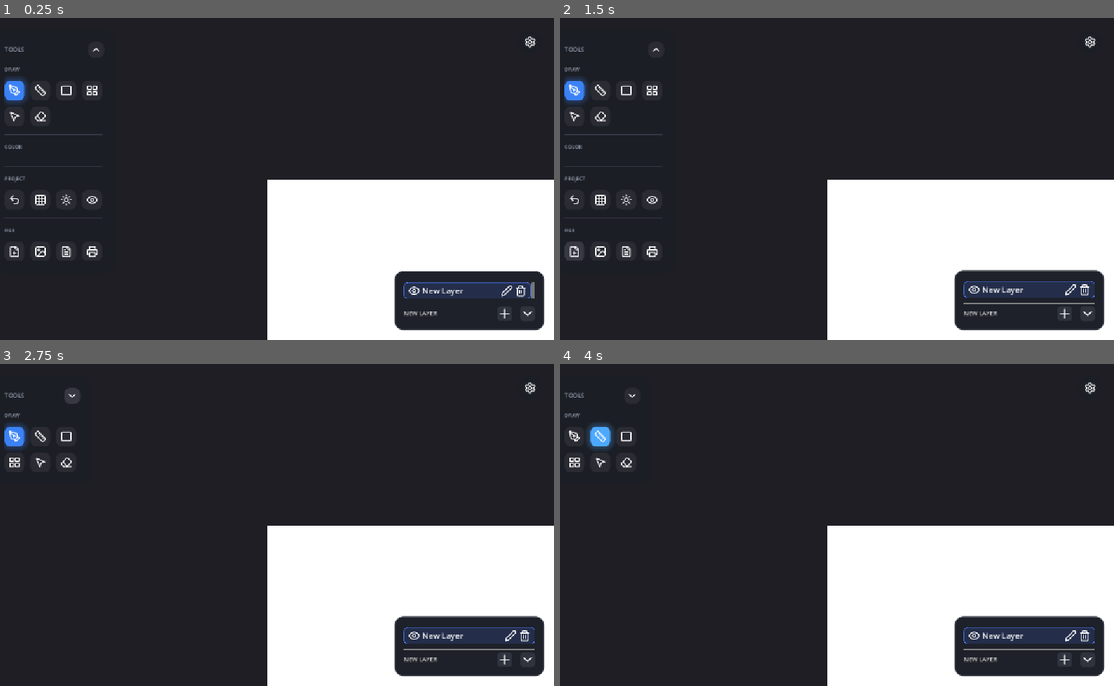
Above: before the commit, frames 1-4 (two rows, left to right).
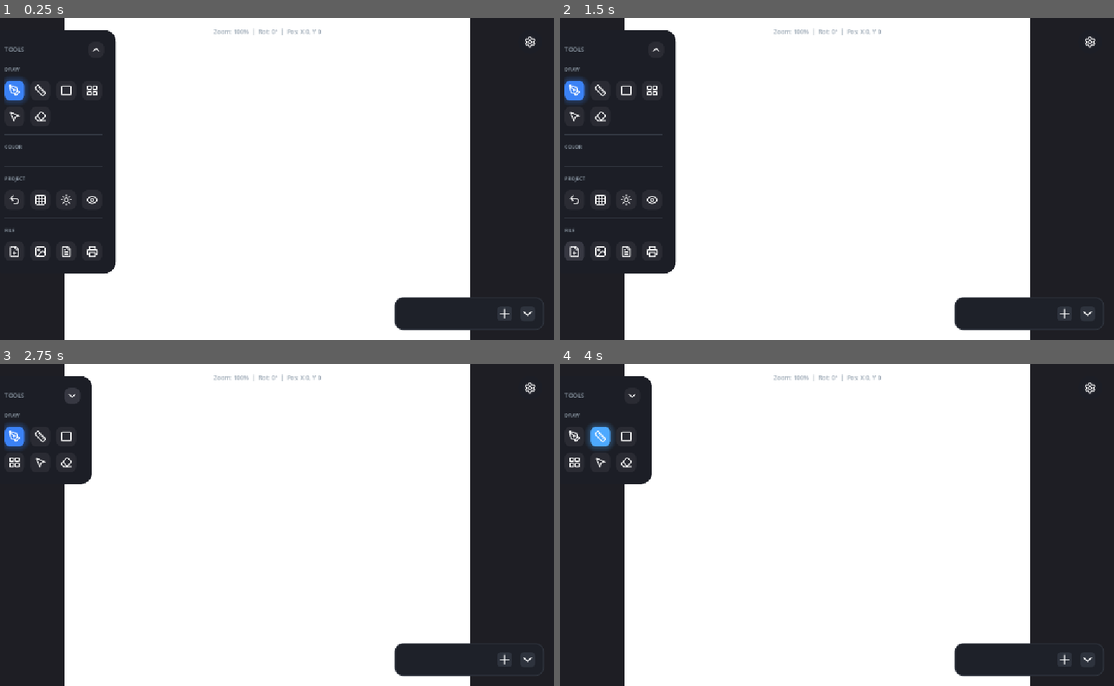
Above: after the commit, the same moments.

Repository: OmarSaez/plan-2d
Game: Godot game, scene res://src/main.tscn
Two runs of this game, one before a commit and one after it. Both use one fixed random seed, a clock stepped at 60 frames per second and the inputs below.
Inputs (mouse positions are in pixels of both pictures, inside the frame that each line leads up to):
- Up to frame 1 (0.25 s): no input
- Up to frame 2 (1.5 s): click (576, 253) at 0.5 s; click (576, 253) at 1.25 s
- Up to frame 3 (2.75 s): click (94, 396) at 2 s
- Up to frame 4 (4 s): click (576, 438) at 2.75 s; click (598, 438) at 3.5 s

The runs differ from the first frame. In frame 1, 55% of the frame differs, in the area x 11-100%, y 0-100%; in frame 2, 55%; in frame 3, 60%; in frame 4, 60%.

Commit message:
Se agrega sistema de movimiento y rotaciones

Diff:
--- /dev/null
+++ b/src/camera/camera_controller.gd
@@ -0,0 +1,120 @@
+extends Camera2D
+class_name CameraController
+
+@onready var info_label: Label = $"../../UILayer/CameraInfo"
+
+var touches: Dictionary = {}
+
+var start_distance: float
+var start_angle: float
+var start_zoom: Vector2
+var start_rot: float
+var gesture_world_point: Vector2
+
+var zoom_min: float = 0.1
+var zoom_max: float = 5.0
+
+func _ready() -> void:
+	ignore_rotation = false
+	update_hud()
+
+func _input(event: InputEvent) -> void:
+	if event is InputEventScreenTouch:
+		if event.pressed:
+			touches[event.index] = event.position
+			if touches.size() == 2:
+				_start_gesture()
+				get_viewport().set_input_as_handled()
+				EventBus.emit_tool_action_cancelled()
+		else:
+			touches.erase(event.index)
+
+	elif event is InputEventScreenDrag:
+		if touches.has(event.index):
+			touches[event.index] = event.position
+			if touches.size() == 2:
+				_process_gesture()
+				get_viewport().set_input_as_handled()
+
+	# PC controls
+	elif event is InputEventMouseButton:
+		if event.pressed:
+			if event.button_index == MOUSE_BUTTON_WHEEL_UP:
+				if Input.is_mouse_button_pressed(MOUSE_BUTTON_RIGHT):
+					rotation_degrees -= 5
+				else:
+					_zoom_at_point(1.1, event.position)
+				update_hud()
+				get_viewport().set_input_as_handled()
+			elif event.button_index == MOUSE_BUTTON_WHEEL_DOWN:
+				if Input.is_mouse_button_pressed(MOUSE_BUTTON_RIGHT):
+					rotation_degrees += 5
+				else:
+					_zoom_at_point(1.0 / 1.1, event.position)
+				update_hud()
+				get_viewport().set_input_as_handled()
+
+	elif event is InputEventMouseMotion:
+		if Input.is_mouse_button_pressed(MOUSE_BUTTON_MIDDLE):
+			position -= event.relative.rotated(rotation) / zoom.x # Paneo
+			update_hud()
+			get_viewport().set_input_as_handled()
+
+func _start_gesture() -> void:
+	var keys = touches.keys()
+	var p1 = touches[keys[0]]
+	var p2 = touches[keys[1]]
+	var midpoint = (p1 + p2) / 2.0
+
+	start_distance = p1.distance_to(p2)
+	start_angle = p1.angle_to_point(p2)
+	start_zoom = zoom
+	start_rot = rotation
+
+	gesture_world_point = get_canvas_transform().affine_inverse() * midpoint
+
+func _process_gesture() -> void:
+	var keys = touches.keys()
+	var p1 = touches[keys[0]]
+	var p2 = touches[keys[1]]
+	var midpoint = (p1 + p2) / 2.0
+
+	var current_distance = p1.distance_to(p2)
+	var current_angle = p1.angle_to_point(p2)
+
+	if start_distance > 0:
+		var new_zoom = clamp(start_zoom.x * (current_distance / start_distance), zoom_min, zoom_max)
+		zoom = Vector2(new_zoom, new_zoom)
+
+	rotation = start_rot + (current_angle - start_angle)
+
+	force_update_scroll()
+
+	var current_screen_pos = get_canvas_transform() * gesture_world_point
+	var diff_screen = midpoint - current_screen_pos
+	position -= diff_screen.rotated(rotation) / zoom.x
+
+	update_hud()
+
+func _zoom_at_point(factor: float, screen_pos: Vector2) -> void:
+	var old_zoom = zoom
+	var new_zoom = clamp(zoom.x * factor, zoom_min, zoom_max)
+	if old_zoom.x == new_zoom: return
+
+	var world_pos = get_canvas_transform().affine_inverse() * screen_pos
+	zoom = Vector2(new_zoom, new_zoom)
+
+	force_update_scroll()
+
+	var new_screen_pos = get_canvas_transform() * world_pos
+	var screen_delta = screen_pos - new_screen_pos
+	position -= screen_delta.rotated(rotation) / zoom.x
+
+func update_hud() -> void:
+	if info_label:
+		info_label.text = "Zoom: %d%%  |  Rot: %d°  |  Pos: X %d, Y %d" % [
+			int(zoom.x * 100),
+			int(rad_to_deg(rotation)) % 360,
+			int(position.x),
+			int(position.y)
+		]
--- a/src/canvas/canvas_manager.gd
+++ b/src/canvas/canvas_manager.gd
@@ -1,4 +1,4 @@
-extends Control
+extends Node2D
 class_name CanvasManager
 
 var layers: Array[DrawingLayer] = []
@@ -7,19 +7,15 @@
 var bubbles: Array[Label] = []
 
 func _ready() -> void:
-	# Crear fondo gris oscuro para el espacio de trabajo
-	var bg = ColorRect.new()
-	bg.color = Color(0.12, 0.12, 0.14)
-	bg.set_anchors_preset(PRESET_FULL_RECT)
-	bg.mouse_filter = Control.MOUSE_FILTER_IGNORE
-	add_child(bg)
-
 	# Crear la hoja de papel (Tamaño carta 816x1056)
 	paper_rect = ColorRect.new()
 	paper_rect.color = Color.WHITE
 	paper_rect.custom_minimum_size = Vector2(816, 1056)
 	paper_rect.size = Vector2(816, 1056)
-	paper_rect.set_anchors_preset(PRESET_CENTER)
+
+	# Centrar el papel en el mundo (0, 0)
+	paper_rect.position = -paper_rect.size / 2.0
+
 	paper_rect.clip_contents = true # Evita que los trazos salgan de la hoja
 	paper_rect.mouse_filter = Control.MOUSE_FILTER_PASS
 	paper_rect.gui_input.connect(_on_paper_gui_input)
--- a/src/canvas/layer.gd
+++ b/src/canvas/layer.gd
@@ -107,6 +107,13 @@
 	stroke_finished.emit()
 	queue_redraw()
 
+func cancel_line() -> void:
+	current_line = PackedVector2Array()
+	current_length_mm = 0.0
+	current_shape_type = "freehand"
+	stroke_finished.emit()
+	queue_redraw()
+
 func erase_stroke(point: Vector2) -> bool:
 	var erased_something = false
 	var threshold = 10.0
--- a/src/globals/event_bus.gd
+++ b/src/globals/event_bus.gd
@@ -4,6 +4,7 @@
 
 # --- UI Signals ---
 signal tool_selected(tool_id: String)
+signal tool_action_cancelled()
 signal perfect_dimensions_confirmed(width: float, height: float)
 signal perfect_dimensions_cancelled()
 signal color_changed(new_color: Color)
@@ -16,6 +17,12 @@
 
 func emit_active_layer_changed(index: int) -> void:
 	active_layer_changed.emit(index)
+
+func emit_tool_selected(tool_id: String) -> void:
+	tool_selected.emit(tool_id)
+
+func emit_tool_action_cancelled() -> void:
+	tool_action_cancelled.emit()
 
 var current_eraser_mode: String = "stroke"
 var current_language: String = "en"
--- a/src/main.gd
+++ b/src/main.gd
@@ -1,6 +1,6 @@
 extends Node
 
-@onready var canvas_manager: CanvasManager = $CanvasManager
+@onready var canvas_manager: CanvasManager = $Workspace/CanvasManager
 @onready var tool_manager: ToolManager = $ToolManager
 
 func _ready() -> void:
--- a/src/main.tscn
+++ b/src/main.tscn
@@ -1,24 +1,52 @@
-[gd_scene load_steps=5 format=3]
+[gd_scene load_steps=6 format=3]
 
 [ext_resource type="Script" path="res://src/main.gd" id="1_qwe12"]
 [ext_resource type="Script" path="res://src/canvas/canvas_manager.gd" id="2_asd34"]
 [ext_resource type="Script" path="res://src/tools/tool_manager.gd" id="3_zxc56"]
 [ext_resource type="PackedScene" path="res://src/ui/main_ui.tscn" id="4_ui123"]
+[ext_resource type="Script" path="res://src/camera/camera_controller.gd" id="5_cam"]
 
 [node name="Main" type="Node"]
 script = ExtResource("1_qwe12")
 
-[node name="CanvasManager" type="Control" parent="."]
-layout_mode = 3
+[node name="BgLayer" type="CanvasLayer" parent="."]
+layer = -1
+
+[node name="BgColor" type="ColorRect" parent="BgLayer"]
 anchors_preset = 15
 anchor_right = 1.0
 anchor_bottom = 1.0
 grow_horizontal = 2
 grow_vertical = 2
-mouse_filter = 1
+mouse_filter = 2
+color = Color(0.12, 0.12, 0.14, 1)
+
+[node name="Workspace" type="Node2D" parent="."]
+
+[node name="Camera2D" type="Camera2D" parent="Workspace"]
+script = ExtResource("5_cam")
+
+[node name="CanvasManager" type="Node2D" parent="Workspace"]
 script = ExtResource("2_asd34")
 
 [node name="ToolManager" type="Node" parent="."]
 script = ExtResource("3_zxc56")
 
-[node name="MainUI" parent="." instance=ExtResource("4_ui123")]
+[node name="UILayer" type="CanvasLayer" parent="."]
+
+[node name="MainUI" parent="UILayer" instance=ExtResource("4_ui123")]
+
+[node name="CameraInfo" type="Label" parent="UILayer"]
+anchors_preset = 5
+anchor_left = 0.5
+anchor_right = 0.5
+offset_left = -150.0
+offset_top = 16.0
+offset_right = 150.0
+offset_bottom = 40.0
+grow_horizontal = 2
+theme_override_colors/font_color = Color(0.6, 0.65, 0.7, 1)
+theme_override_font_sizes/font_size = 12
+text = "Zoom: 100%  |  Rot: 0°  |  Pos: X 0, Y 0"
+horizontal_alignment = 1
+vertical_alignment = 1
--- a/src/tools/pen_tool.gd
+++ b/src/tools/pen_tool.gd
@@ -19,3 +19,10 @@
 	elif event is InputEventMouseMotion or event is InputEventScreenDrag:
 		if is_drawing:
 			layer.add_point(event.position)
+
+func cancel_action() -> void:
+	if is_drawing:
+		is_drawing = false
+		var layer = canvas.get_active_layer()
+		if layer:
+			layer.cancel_line()
--- a/src/tools/perfect_shape_tool.gd
+++ b/src/tools/perfect_shape_tool.gd
@@ -24,6 +24,13 @@
 	var layer = canvas.get_active_layer()
 	if layer:
 		layer.set_current_line(PackedVector2Array())
+
+func cancel_action() -> void:
+	if current_state == State.PLACING:
+		current_state = State.IDLE
+		var layer = canvas.get_active_layer()
+		if layer:
+			layer.set_current_line(PackedVector2Array())
 
 func process_input(event: InputEvent) -> void:
 	if current_state == State.IDLE:
--- a/src/tools/rectangle_tool.gd
+++ b/src/tools/rectangle_tool.gd
@@ -29,3 +29,10 @@
 	var p4 = Vector2(start_point.x, current_pos.y)
 	var p5 = start_point
 	layer.set_current_line(PackedVector2Array([p1, p2, p3, p4, p5]))
+
+func cancel_action() -> void:
+	if is_drawing:
+		is_drawing = false
+		var layer = canvas.get_active_layer()
+		if layer:
+			layer.cancel_line()
--- a/src/tools/ruler_tool.gd
+++ b/src/tools/ruler_tool.gd
@@ -21,5 +21,11 @@
 
 	elif event is InputEventMouseMotion or event is InputEventScreenDrag:
 		if is_drawing:
-			# Actualiza el final de la línea recta
 			layer.set_current_line(PackedVector2Array([start_point, event.position]))
+
+func cancel_action() -> void:
+	if is_drawing:
+		is_drawing = false
+		var layer = canvas.get_active_layer()
+		if layer:
+			layer.cancel_line()
--- a/src/tools/tool.gd
+++ b/src/tools/tool.gd
@@ -8,3 +8,6 @@
 
 func process_input(event: InputEvent) -> void:
 	pass
+
+func cancel_action() -> void:
+	pass
--- a/src/tools/tool_manager.gd
+++ b/src/tools/tool_manager.gd
@@ -9,6 +9,11 @@
 	# Iniciar con Lápiz por defecto
 	current_tool = PenTool.new(canvas_manager)
 	EventBus.tool_selected.connect(_on_tool_selected)
+	EventBus.tool_action_cancelled.connect(_on_tool_action_cancelled)
+
+func _on_tool_action_cancelled() -> void:
+	if current_tool:
+		current_tool.cancel_action()
 
 func _on_tool_selected(tool_id: String) -> void:
 	if tool_id == "pen":
Not shown, added: src/camera/camera_controller.gd.uid
